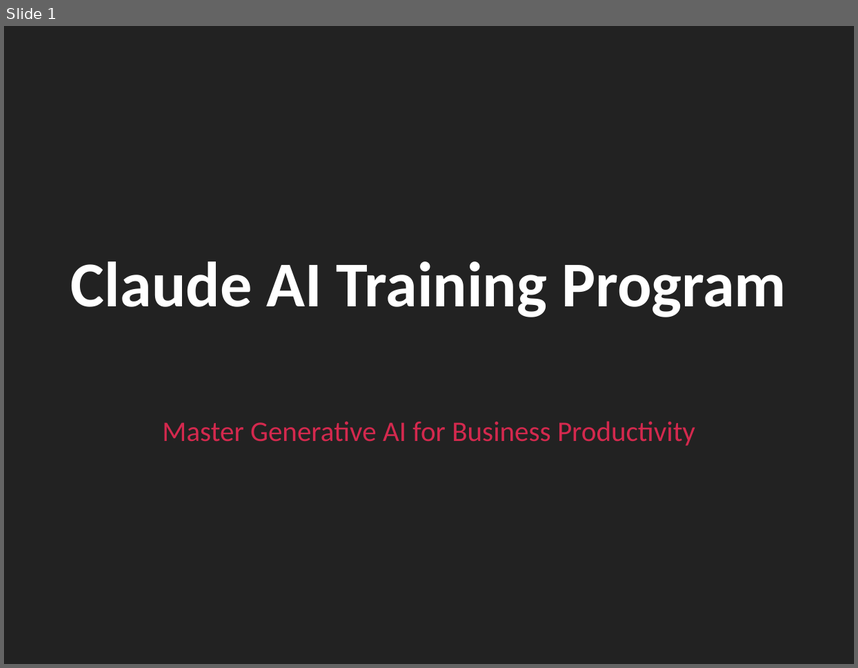
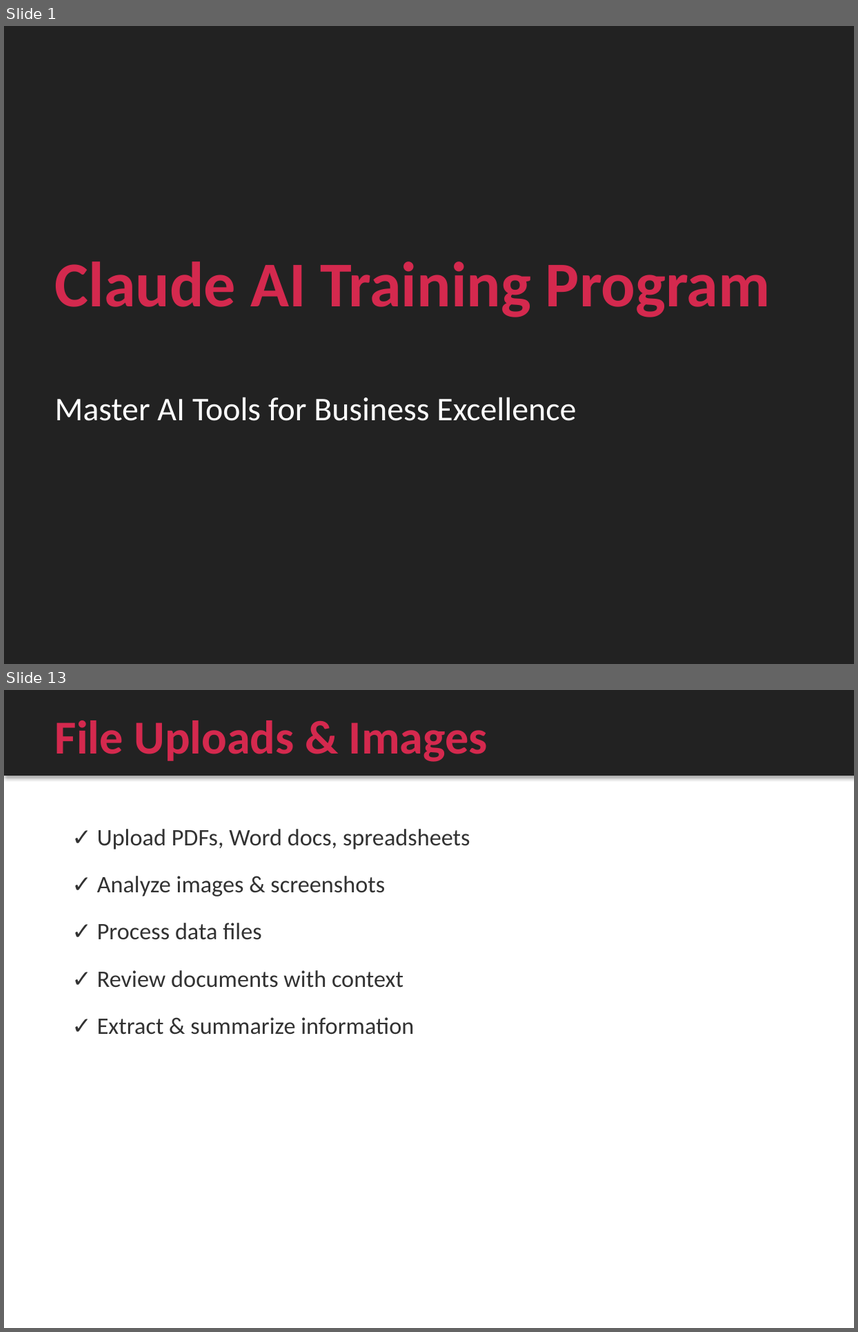
Before and after one commit to biswajitdas793-del/Self, a slide deck: training-program/presentation/Claude_AI_Training_Program.pptx. Shown one above the other, each under a label of ours: slide 1 before the commit, slides 1 and 13 after it; the slides between them are not shown. The pictures are 858x668 and 858x1332 pixels, drawn with LibreOffice and Linux fonts; fonts in the diff are those of the drawing. Boxes give left, top, right and bottom in pixels: in the first picture for what was removed or moved away, otherwise in the second. Text is boxed around its words. In the diff, an @@ line names an element or a change of style, - is before the commit and + after.

```diff
--- a/training-program/presentation/Claude_AI_Training_Program.pptx
+++ b/training-program/presentation/Claude_AI_Training_Program.pptx
@@ slide 13 added at (4,690,854,1328), background #FFFFFF @@
@@ rectangle added at (4,690,854,775), fill #222222, outline #222222 0.75 pt @@
@@ text added at (55,720,488,762), 40 pt, text #D4294E, bold @@
+File Uploads & Images
@@ text added at (97,829,470,1034), 20 pt, text #323232 @@
+✓ Upload PDFs, Word docs, spreadsheets
+✓ Analyze images & screenshots
+✓ Process data files
+✓ Review documents with context
+✓ Extract & summarize information
@@ slide 1 changed as well @@
@@ text "Claude AI Training Program" at (55,261,771,317): text colour #FFFFFF to #D4294E; alignment centre to left @@
@@ text at (55,397,576,421): text changed; size 24 to 28 pt; text colour #D4294E to #FFFFFF @@
-Master Generative AI for Business Productivity
+Master AI Tools for Business Excellence
```
Also in this commit, not shown: 5 other slides changed, 91 other slides added, 111 slides removed, 1 other file.
